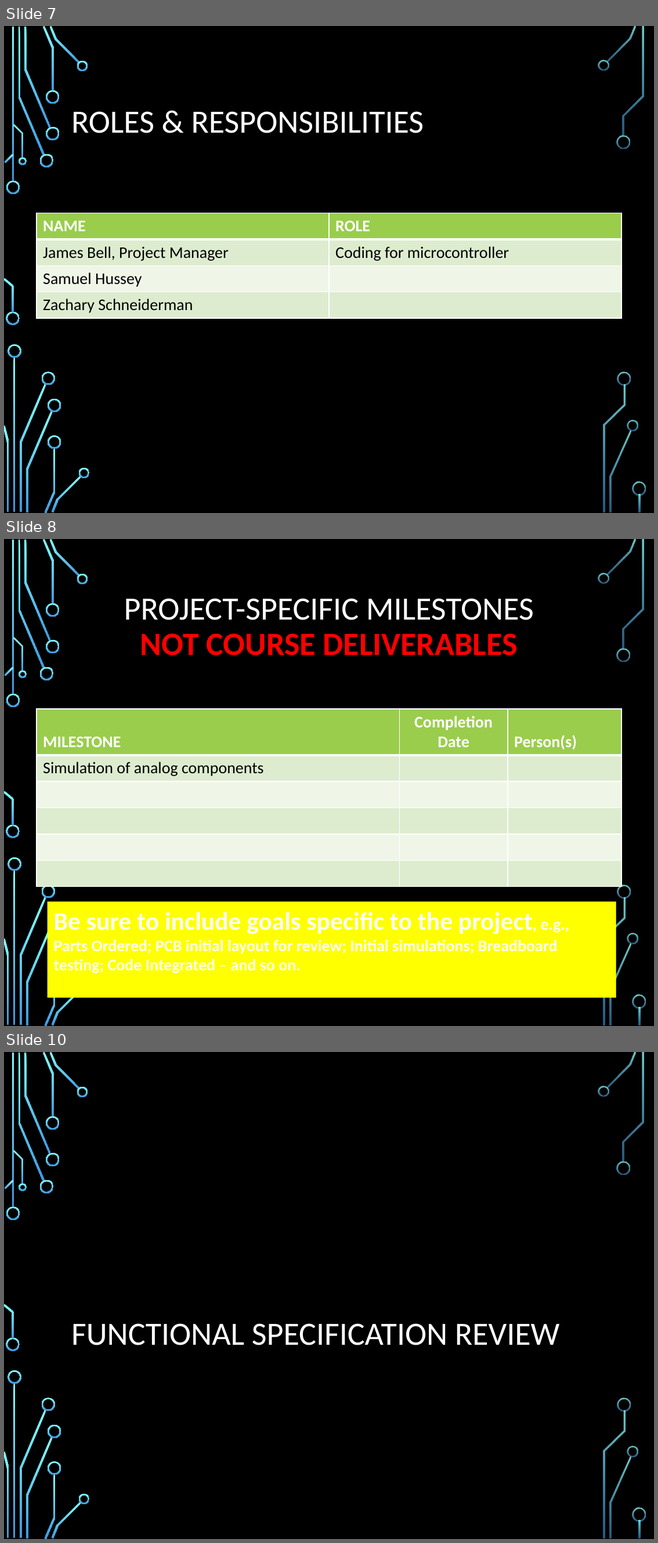
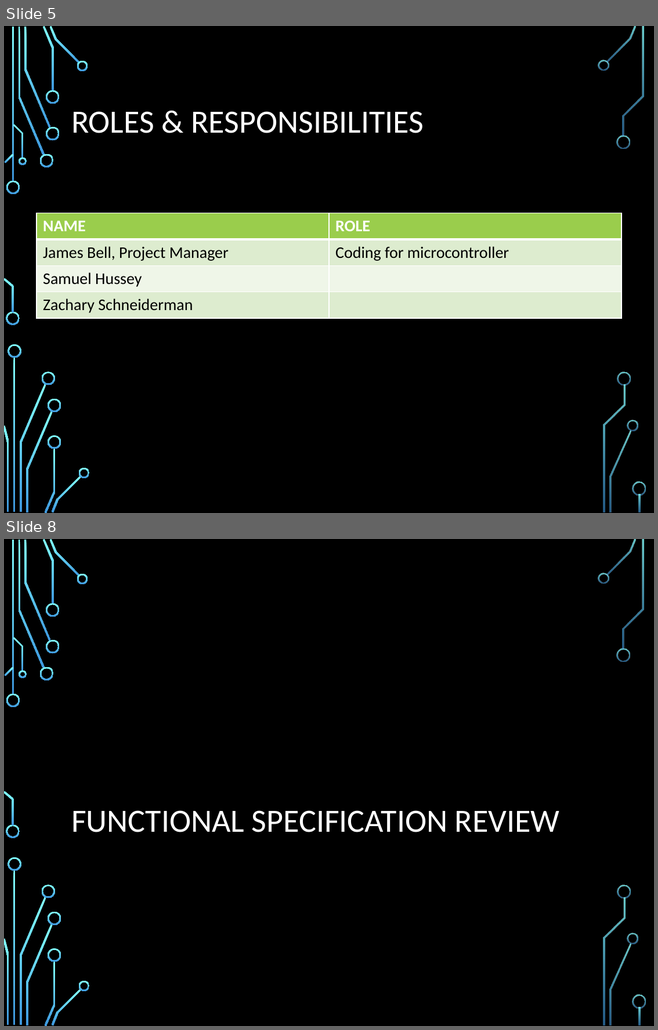
Before and after one commit to ZSchneiderman/SDR-Senior-Design, a slide deck: docs/Team 1.12 SDR Radio IDR.pptx. Shown one above the other, each under a label of ours: slides 7, 8 and 10 before the commit, slides 5 and 8 after it; the slides between them are not shown. The pictures are 658x1543 and 658x1030 pixels, drawn with LibreOffice and Linux fonts; fonts in the diff are those of the drawing; background and template pictures are left out. Boxes give left, top, right and bottom in pixels: in the first picture for what was removed or moved away, otherwise in the second. Text is boxed around its words. In the diff, an @@ line names an element or a change of style, - is before the commit and + after.

```diff
--- a/docs/Team 1.12 SDR Radio IDR.pptx
+++ b/docs/Team 1.12 SDR Radio IDR.pptx
@@ slide 8 removed at (4, 539, 654, 1026), background picture (left out); not listed: 35 template elements that a slide beside it also shows @@
@@ title removed at (124, 598, 534, 656) @@
-PROJECT-SPECIFIC MILESTONES
-NOT COURSE DELIVERABLES
@@ table removed at (36, 709, 621, 886), 6 rows, 3 columns @@
-MILESTONE | Completion Date | Person(s)
-Simulation of analog components |  | 
- |  | 
- |  | 
- |  | 
- |  | 
@@ rectangle removed at (48, 901, 616, 998) @@
-Be sure to include goals specific to the project, e.g.,
-Parts Ordered; PCB initial layout for review; Initial simulations; Breadboard testing; Code Integrated – and so on.
@@ what was slide 7 is now slide 5 @@
@@ what was slide 10 is now slide 8 @@
```
Also in this commit, not shown: 12 slides changed, 4 slides added, 5 other slides removed.
